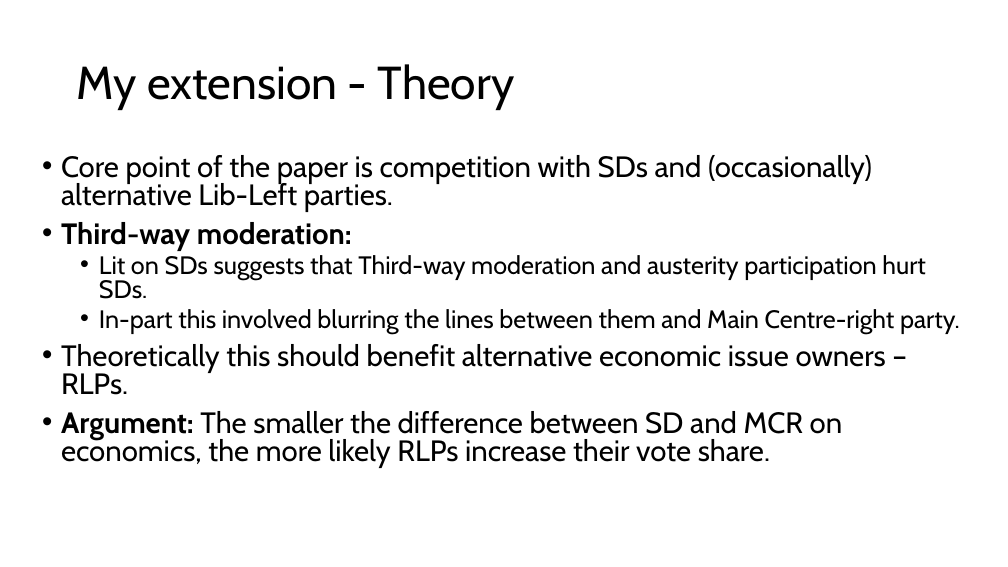
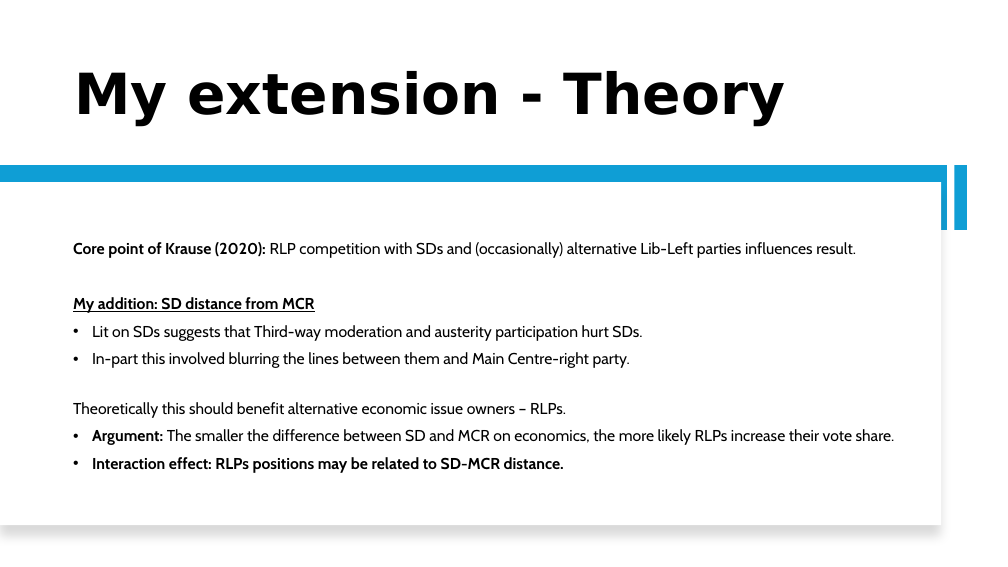
Before and after one commit to dlcy-dc/StatsII_2026, a slide deck: slide 5 of replication/my_replication/Replication paper powerpoint.pptx (slide 3 before the commit). Drawn at 1008x567 pixels with LibreOffice and Linux fonts; fonts in the diff are those of the drawing. Boxes give left, top, right and bottom in pixels: in the first picture for what was removed or moved away, otherwise in the second. Text is boxed around its words. In the diff, an @@ line names an element or a change of style, - is before the commit and + after.

```diff
--- a/replication/my_replication/Replication paper powerpoint.pptx
+++ b/replication/my_replication/Replication paper powerpoint.pptx
@@ title "My extension - Theory" at box(74, 71, 785, 126): size 44 to 54 pt, font Cabin to DejaVu Sans, bold on; vertical alignment middle to bottom @@
@@ rectangle added at box(0, 166, 948, 230), fill #0F9ED5 @@
@@ rectangle added at box(954, 166, 967, 230), fill #0F9ED5 @@
@@ rectangle added at box(0, 182, 941, 526), fill #FFFFFF @@
@@ text "Core point of Krause (2020): ...": place and size @@
-text "Core point of Krause (2020): ..." at box(61, 155, 960, 468)
+text "Core point of Krause (2020): ..." at box(73, 242, 895, 473)
@@ text "Core point of Krause (2020): ..." at box(73, 242, 895, 473): vertical alignment top to middle @@
@@ text at box(73, 242, 856, 313): text changed; size 28 to 15 pt @@
-• Core point of the paper is competition with SDs and (occasionally) alternative Lib-Left parties.
-• Third-way moderation:
+Core point of Krause (2020): RLP competition with SDs and (occasionally) alternative Lib-Left parties influences result.
+My addition: SD distance from MCR
@@ text at box(73, 325, 895, 445): size 24 to 15 pt in "Lit on SDs suggests that Third-way moderation ...", "In-part this involved blurring the lines between ..."; size 28 to 15 pt in "Theoretically this should benefit alternative economic issue ...", "Argument: The smaller the difference between SD ..."; list level 2 to 1 in "Lit on SDs suggests that ..."; line spacing 0.8 to 0.9; list level 2 to 1 in "In-part this involved blurring the ..."; bullet • to none @@
@@ text at box(92, 457, 564, 473): paragraph added @@
+• Interaction effect: RLPs positions may be related to SD-MCR distance.
```
Also in this commit, not shown: 3 other slides changed, 11 slides added, 5 slides removed, 6 other files.
